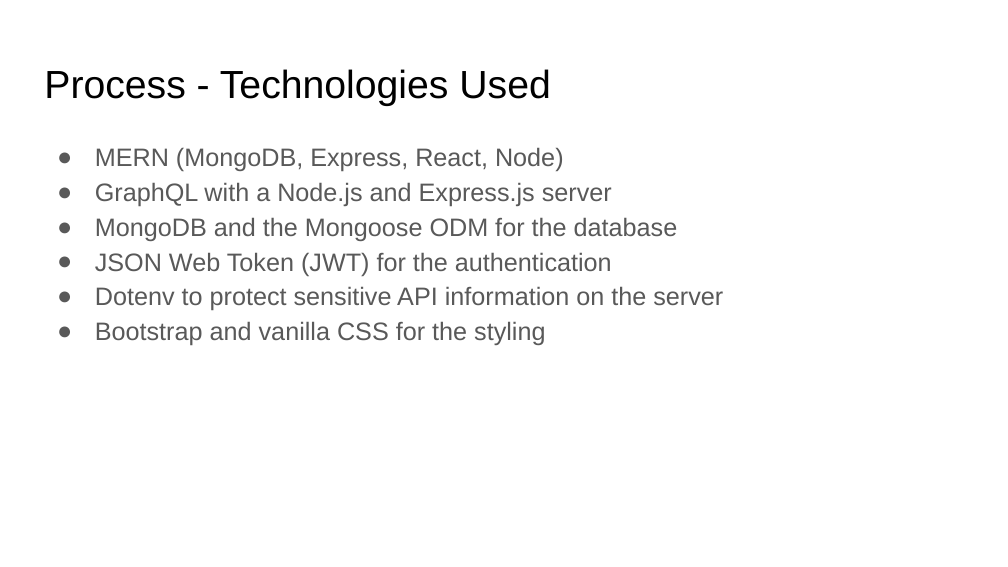
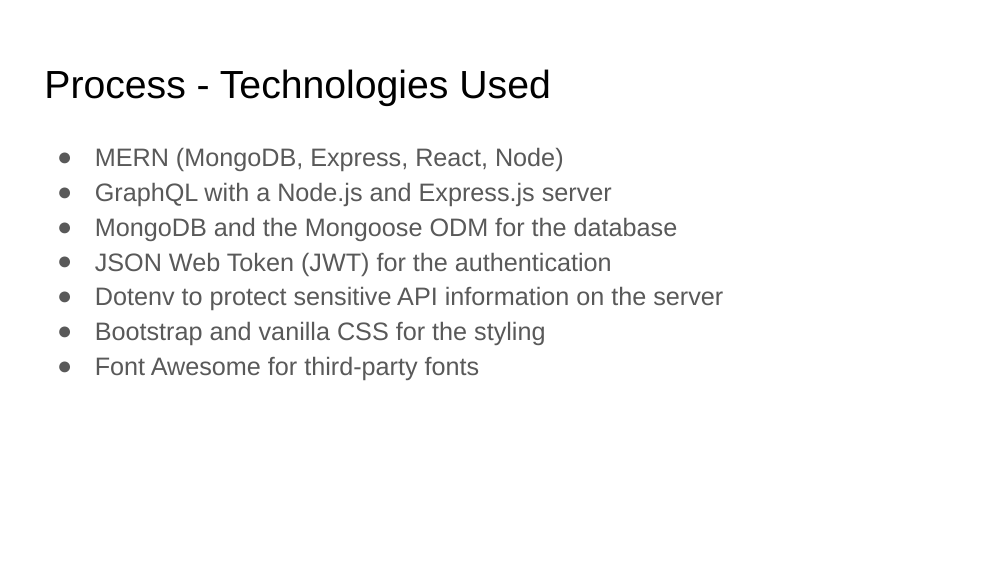
Before and after one commit to mewesley1984/Bird-Brain, a slide deck: slide 4 of Presentation/Project3 Presentation.pptx. Drawn at 1008x567 pixels with LibreOffice and Linux fonts; fonts in the diff are those of the drawing. Boxes give left, top, right and bottom in pixels: in the first picture for what was removed or moved away, otherwise in the second. Text is boxed around its words. In the diff, an @@ line names an element or a change of style, - is before the commit and + after.

Commit message:
added Font Awesome to presentation

```diff
--- a/Presentation/Project3 Presentation.pptx
+++ b/Presentation/Project3 Presentation.pptx
@@ text at bbox=[95, 356, 480, 380]: paragraph added @@
+● Font Awesome for third-party fonts
```
Also in this commit, not shown: 1 other slide changed.
